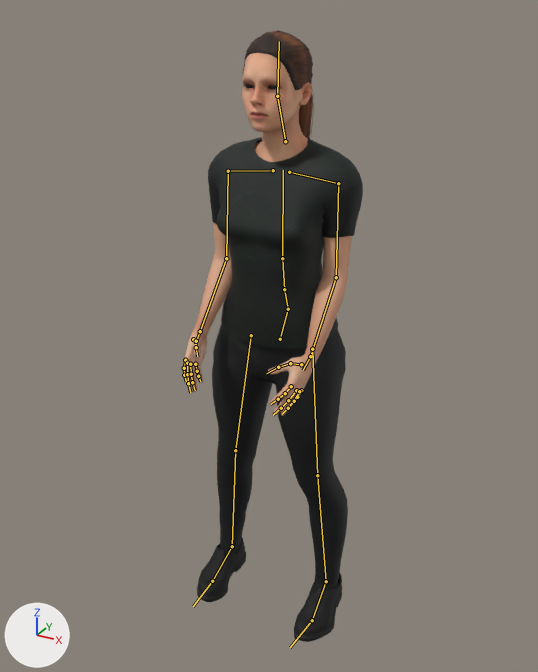
Two versions of the glTF model public/models/npcs/candice-boksburg.glb, one commit apart.
Camera for both pictures: a 50 mm lens placed at (0.91, -1.745, 1.778), pointed at (-0.012, -0.069, 0.94). Every picture has the same lights, and +X, +Y and +Z are marked at lower left. The first picture is the older version. Both versions are drawn at frame 4 of the action 'idle'; the numbers are the values there. The bones that change, and the others that lie on the model, are drawn over the model as lines.

In view in the first picture: 'HairShoesMesh', 'OutfitMesh', 'SkinMesh' and 1 more.
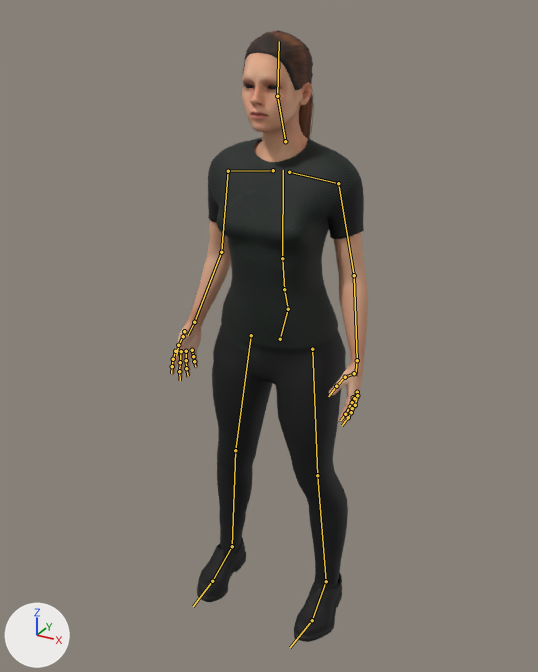
Location of each change, [x1, y1, x2, y2] in pixels of the pictures (538 x 672 px):
'OutfitMesh', posed
    before: [208, 137, 363, 585]
    after: [208, 137, 364, 585]
'SkinMesh', posed (17% wider)
    before: [183, 53, 352, 416]
    after: [170, 53, 368, 426]
bone 'UpperArm_L', root to tip
    before: (338, 183) to (336, 277)
    after: (338, 183) to (354, 275)
bone 'LowerArm_L', root to tip
    before: (336, 277) to (310, 356)
    after: (354, 275) to (357, 360)
bone 'UpperArm_R', root to tip
    before: (228, 171) to (226, 258)
    after: (228, 171) to (221, 252)
bone 'LowerArm_R', root to tip
    before: (226, 258) to (200, 331)
    after: (221, 252) to (194, 322)

What changed in the scene script:
```text
Change bone_upperarm_l:
    where bone_upperarm_l = bpy.data.objects['Npc_candice-boksburg'].pose.bones['UpperArm_L']  # child of 'clavicle_l'
    bone_upperarm_l.rotation_quaternion: (0.936, 0.0, 0.0, -0.352) -> (0.955, -0.08, -0.111, -0.264)  # degrees (0, 0, -41) -> degrees (-6, -15, -30)
Change bone_lowerarm_l:
    where bone_lowerarm_l = bpy.data.objects['Npc_candice-boksburg'].pose.bones['LowerArm_L']  # child of 'UpperArm_L'
    bone_lowerarm_l.rotation_quaternion: (1.0, 0.0, 0.0, 0.0) -> (0.988, -0.15, -0.023, -0.009)  # degrees (0, 0, 0) -> degrees (-17, -3, -1)
Change bone_upperarm_r:
    where bone_upperarm_r = bpy.data.objects['Npc_candice-boksburg'].pose.bones['UpperArm_R']  # child of 'clavicle_r'
    bone_upperarm_r.rotation_quaternion: (0.936, 0.0, 0.0, 0.352) -> (0.947, -0.109, 0.153, 0.262)  # degrees (0, 0, 41) -> degrees (-8, 20, 30)
Change bone_lowerarm_r:
    where bone_lowerarm_r = bpy.data.objects['Npc_candice-boksburg'].pose.bones['LowerArm_R']  # child of 'UpperArm_R'
    bone_lowerarm_r.rotation_quaternion: (1.0, 0.0, 0.0, 0.0) -> (0.991, -0.13, 0.025, 0.012)  # degrees (0, 0, 0) -> degrees (-15, 3, 1)
```
